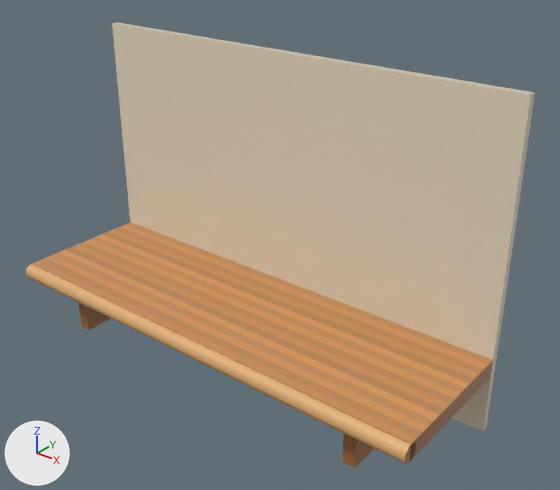
A saved change to the glTF model godot/art/models/room/shelf.glb.
Both versions are drawn from a 50 mm lens placed at (56.7, -62.3, 49.2), pointed at (4.5, 2.9, 8.8). Arrows for +X, +Y and +Z are at lower left; the lights stay in place. The first picture is the older version. Vertices at exactly the same position are counted once.

The first picture shows 'body'.
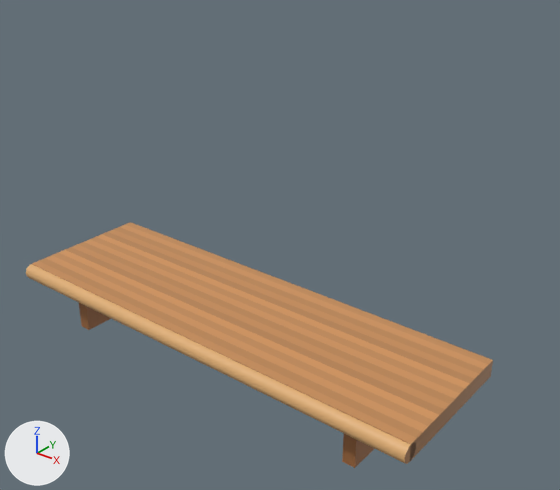
Pixel boxes [x1, y1, x2, y2] of what changed, in the pictures (560 x 490 px):
'body', reshaped (8% narrower, 45% shorter): before [26, 23, 535, 468]; after [26, 222, 493, 468]
part 1 of me_body, deleted (beige): before [112, 23, 535, 431]

The change, as a list of edits to the scene's bpy script:
```text
Change me_body:
    used by ob_body; location = (0.0, 0.0, 0.0)
    remove me_body.from_pydata(...)  # 184 vertices, 280 faces; spans x -30.0..30.0, y -10.1..10.0, z -10.0..30.0
    add me_body.from_pydata(...)  # 176 vertices, 268 faces; spans x -30.0..30.0, y -10.1..9.0, z -8.2..0.0
    me_body part 1: the loose piece of 8 vertices spanning x -30.0..30.0, y 9.0..10.0, z -10.0..30.0 is deleted
```
